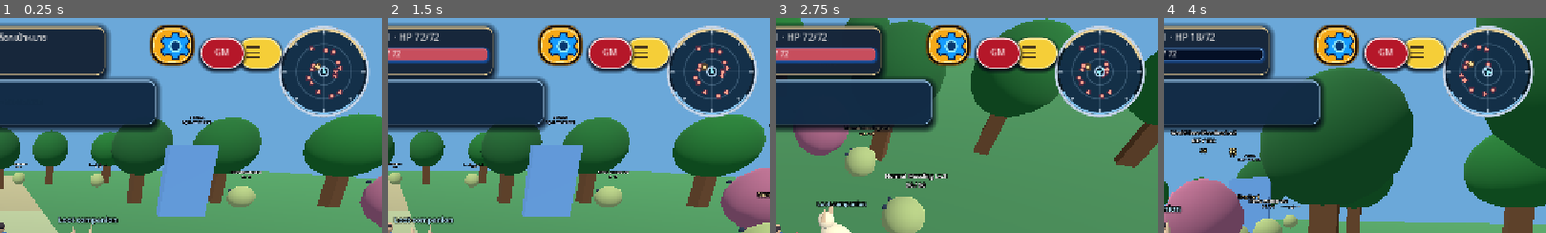
Above: before the commit, frames 1-4 (left to right).
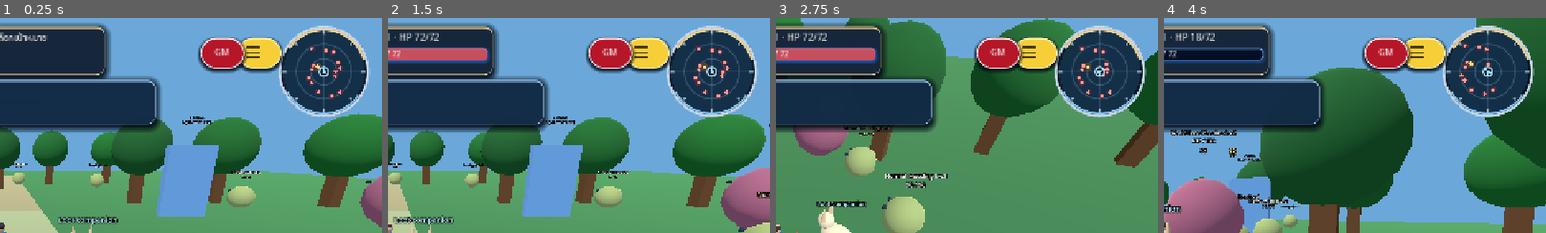
Above: after the commit, the same moments.

Repository: redfullmoon209-debug/NexTgenLeo
Game: Godot game, scene res://scenes/main.tscn
Same seed, same stepped clock (60 frames per second), same inputs: the game is played once before the commit and once after it.
Inputs (mouse positions are % of the whole screen's width and height, from its top left):
- Up to frame 1 (0.25 s): no input
- Up to frame 2 (1.5 s): click "กระโดด" at 0.5 s; tap Enter at 1.25 s; move the mouse to (72, 45) at 1.27 s; hold D from 1.28 s (still down); tap Tab at 1.35 s; click (72, 45) at 1.42 s
- Up to frame 3 (2.75 s): tap Space at 1.52 s; release D at 2 s; drag from (30, 55) to (45, 70) at 2.02 s
- Up to frame 4 (4 s): move the mouse to (60, 28) at 2.77 s; hold D 2.78-3.5 s; tap 1 at 2.85 s; click (60, 28) at 2.92 s; drag from (45, 70) to (20, 35) at 3.52 s
The pictures show only the part of the screen within x 50-100%, y 0-50%; the shares and areas given below are measured in that part.

The runs differ from the first frame. In frame 1, 2.1% of the frame differs, in the area x 39-52%, y 3-24%; in frame 2, 2.1%; in frame 3, 2.0%; in frame 4, 2.1%.
Error after the commit: Parse Error: Expected statement, found "Indent" instead. (res://scripts/settings_rich_menu.gd:61)

Commit message:
Replace missing-font chevrons with real SVG layers and fit all ten Settings rows on screen

Diff:
--- a/scripts/settings_rich_menu.gd
+++ b/scripts/settings_rich_menu.gd
@@ -6,7 +6,7 @@
 var panel: PanelContainer
 var toggle: Button
 var header_title: Label
-var header_arrow: Label
+var header_arrow: TextureRect
 var list: VBoxContainer
 
 func _ready() -> void:
@@ -21,7 +21,7 @@
 	# One top header: gear lives INSIDE the gold frame; rows drop directly below.
 	toggle = Button.new()
 	toggle.text = ""
-	toggle.tooltip_text = "ตั้งค่าเกม"
+	toggle.tooltip_text = ""
 	toggle.anchor_left = 1.0
 	toggle.anchor_right = 1.0
 	toggle.anchor_top = 0.0
@@ -51,15 +51,14 @@
 	header_title.add_theme_color_override("font_outline_color", Color.BLACK)
 	header_title.add_theme_constant_override("outline_size", 5)
 	header_content.add_child(header_title)
-	header_arrow = Label.new()
+	header_arrow = TextureRect.new()
 	header_arrow.name = "Chevron"
-	header_arrow.text = "⌄"
-	header_arrow.vertical_alignment = VERTICAL_ALIGNMENT_CENTER
-	header_arrow.add_theme_font_size_override("font_size", 28)
-	header_arrow.add_theme_color_override("font_color", Color.WHITE)
-	header_arrow.add_theme_color_override("font_outline_color", Color.BLACK)
-	header_arrow.add_theme_constant_override("outline_size", 4)
-	header_content.add_child(header_arrow)
+	header_arrow.texture = load("res://assets/ui/settings/icons/chevron_down.svg")
+	header_arrow.custom_minimum_size = Vector2(32, 32)
+	header_arrow.expand_mode = TextureRect.EXPAND_IGNORE_SIZE
+	header_arrow.stretch_mode = TextureRect.STRETCH_KEEP_ASPECT_CENTERED
+	header_arrow.mouse_filter = Control.MOUSE_FILTER_IGNORE
+		header_content.add_child(header_arrow)
 	panel = PanelContainer.new()
 	panel.anchor_left = 1.0
 	panel.anchor_right = 1.0
@@ -77,7 +76,7 @@
 	outer.add_child(scroll)
 	list = VBoxContainer.new()
 	list.size_flags_horizontal = Control.SIZE_EXPAND_FILL
-	list.add_theme_constant_override("separation", 5)
+	list.add_theme_constant_override("separation", 3)
 	scroll.add_child(list)
 	for i in range(TITLES.size()):
 		_add_row(i)
@@ -148,7 +147,7 @@
 
 func _add_row(index: int) -> void:
 	var button := Button.new()
-	button.custom_minimum_size = Vector2(0, 59)
+	button.custom_minimum_size = Vector2(0, 55)
 	button.size_flags_horizontal = Control.SIZE_EXPAND_FILL
 	button.pressed.connect(func(): print("Settings selected: ", TITLES[index]))
 	list.add_child(button)
@@ -177,15 +176,14 @@
 	label.add_theme_constant_override("outline_size", 5)
 	label.mouse_filter = Control.MOUSE_FILTER_IGNORE
 	contents.add_child(label)
-	var arrow := Label.new()
-	arrow.text = "❯"
-	arrow.vertical_alignment = VERTICAL_ALIGNMENT_CENTER
-	arrow.add_theme_font_size_override("font_size", 24)
-	arrow.add_theme_color_override("font_color", Color.WHITE)
-	arrow.add_theme_color_override("font_outline_color", Color.BLACK)
-	arrow.add_theme_constant_override("outline_size", 4)
+	var arrow := TextureRect.new()
+	arrow.name = "Layer_chevron"
+	arrow.texture = load("res://assets/ui/settings/icons/chevron_right.svg")
+	arrow.custom_minimum_size = Vector2(28, 28)
+	arrow.expand_mode = TextureRect.EXPAND_IGNORE_SIZE
+	arrow.stretch_mode = TextureRect.STRETCH_KEEP_ASPECT_CENTERED
 	arrow.mouse_filter = Control.MOUSE_FILTER_IGNORE
-	contents.add_child(arrow)
+		contents.add_child(arrow)
 
 func _input(event: InputEvent) -> void:
 	# Scoped click/touch hit area only. No fullscreen interception and no HUD changes.
@@ -208,7 +206,7 @@
 	panel.visible = not panel.visible
 	header_title.visible = panel.visible
 	header_arrow.visible = panel.visible
-	header_arrow.text = "⌃" if panel.visible else "⌄"
+	header_arrow.texture = load("res://assets/ui/settings/icons/chevron_up.svg") if panel.visible else load("res://assets/ui/settings/icons/chevron_down.svg")
 	_responsive()
 
 func _update_web_diagnostics() -> void:
@@ -243,5 +241,5 @@
 	panel.offset_left = open_right - menu_width
 	panel.offset_right = open_right
 	panel.offset_top = menu_top + header_height + 4.0
-	panel.offset_bottom = minf(viewport_size.y - 8.0, menu_top + header_height + 4.0 + 10.0 * 64.0 + 22.0)
+	panel.offset_bottom = minf(viewport_size.y - 8.0, menu_top + header_height + 4.0 + 10.0 * 55.0 + 9.0 * 3.0 + 22.0)
 	_update_web_diagnostics()
